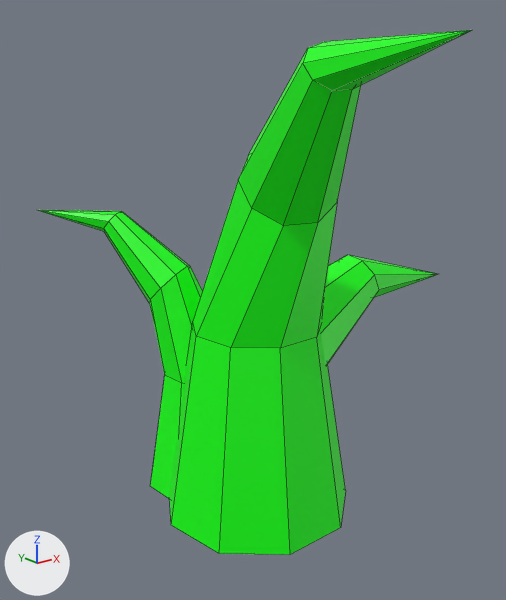
One commit to the FBX model Models/trawa.fbx: the scene before it, then after it.
One viewpoint serves both versions: a camera (50 mm lens) standing at (-0.0702, -0.0867, 0.0726) and looking at (0.0021, 0.0036, 0.0365). Every picture has the same lights, and +X, +Y and +Z are marked at lower left. Mesh edges are drawn as thin lines. Where no turn or scale is listed for an object, it has been applied to the vertices.

In view in the first picture: 'trawa'.
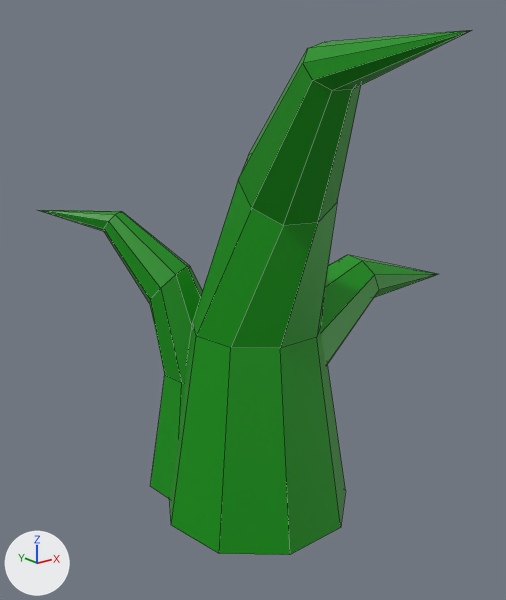
Commit message: trawa kolor

Location of each change, (x1, y1, x2, y2) in pixels of the pictures (506 x 600 px):
'trawa', surface changed: (39, 30, 472, 555) in both

The change in detail:
Picture 'Dark Green.png' (img_dark_green_png) is new.
Material 'Material.001' (mat_material_001) changes its picture from img_green_png to img_dark_green_png.
